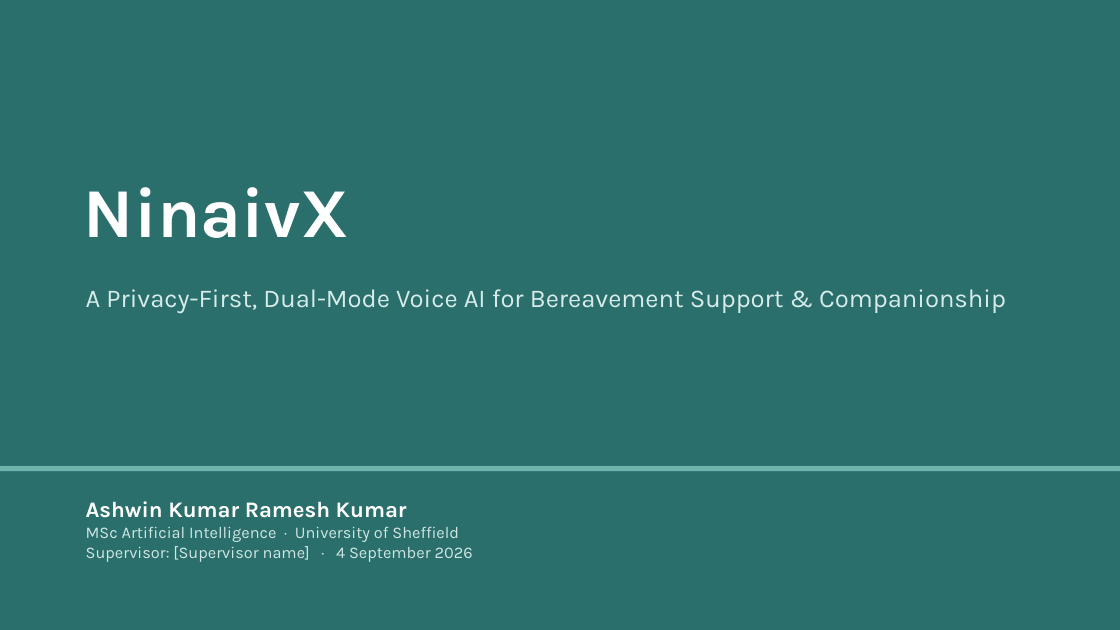
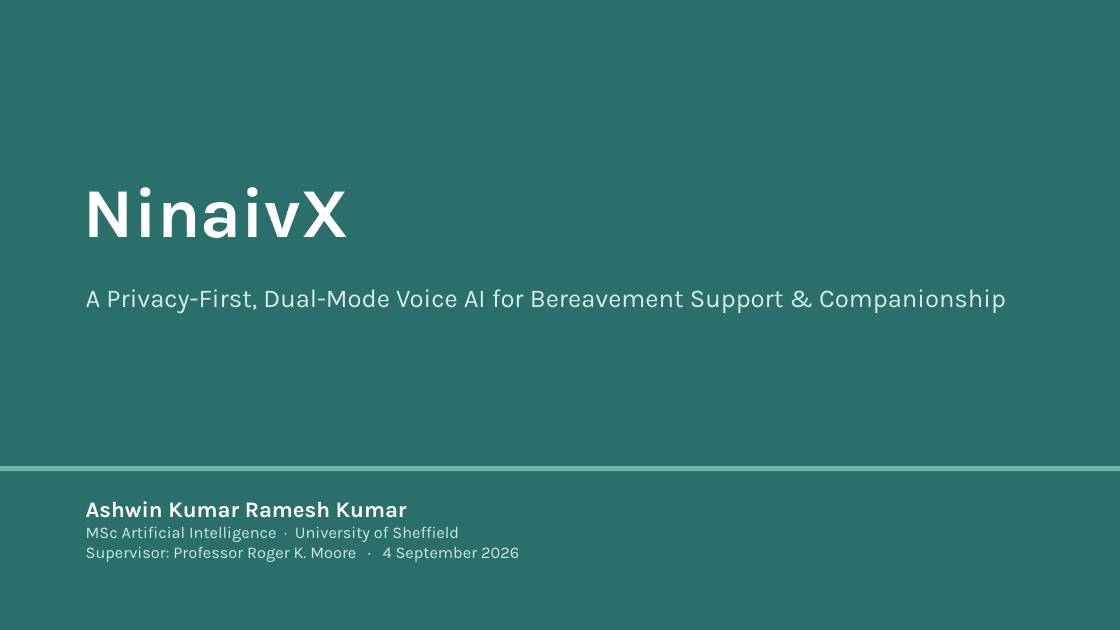
Before and after one commit to HITMAN-AK/NinaivX, a slide deck: slide 1 of backend/docs/report/NinaivX-Presentation.pptx. Drawn at 1120x630 pixels with LibreOffice and Linux fonts; fonts in the diff are those of the drawing. Boxes give left, top, right and bottom in pixels: in the first picture for what was removed or moved away, otherwise in the second. Text is boxed around its words. In the diff, an @@ line names an element or a change of style, - is before the commit and + after.

```diff
--- a/backend/docs/report/NinaivX-Presentation.pptx
+++ b/backend/docs/report/NinaivX-Presentation.pptx
@@ text at (x1=86, y1=547, x2=519, y2=562): text changed @@
-Supervisor: [Supervisor name] · 4 September 2026
+Supervisor: Professor Roger K. Moore · 4 September 2026
```
Also in this commit, not shown: 1 other file.
